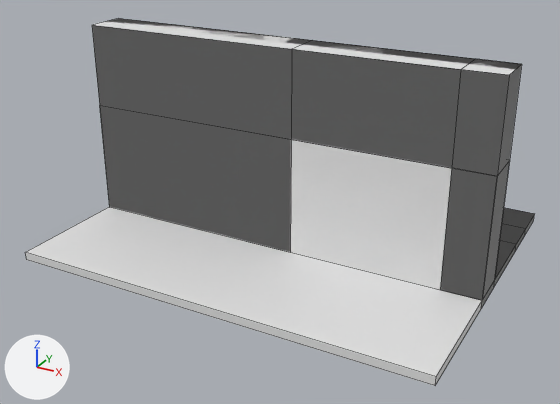
The FBX model HitTheTargets/Assets/Models/ModularBuilding/ModularPieces.fbx, before and after one commit.
Rendered twice from a 50 mm lens placed at (3.08, -14.37, 8.61), pointed at (-5.02, 0.36, 1.25). Every picture has the same lights, and +X, +Y and +Z are marked at lower left. Mesh edges are drawn as thin lines.

Objects in the first picture: 'WWSlimLong', 'WWSlimSml', 'WWWideLong', 'WWWideShort', 'WallBasic', 'WallHole'.
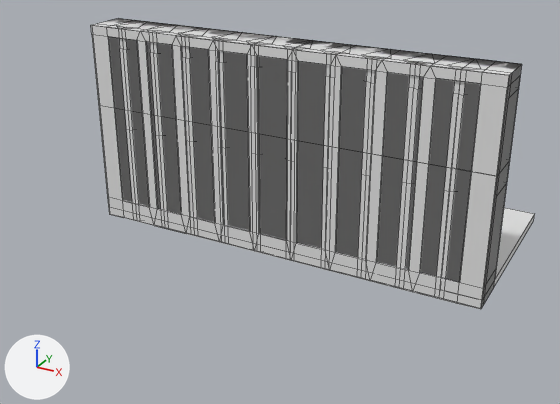
Commit message: Taking modular pieces over, need to fix windows

Where the change shows, as pixel boxes (x1, y1, x2, y2) in the pictures (560 x 404 px):
'WallWindow', added: after (91, 19, 522, 310)
    faces in mat_trim (its picture is missing): (91, 19, 522, 310)
    faces in mat_window (white #e7e7e7): (109, 37, 480, 282)
'WWWideLong', deleted: before (25, 207, 482, 386)
'Wall2', added: after (97, 19, 522, 301)
'WWSlimLong', deleted: before (481, 223, 526, 306)
'WWWideShort', deleted: before (496, 208, 534, 276)
'WWSlimSml', deleted: before (482, 241, 516, 304)
'WallBasic', unchanged, covered by the edit: before (92, 18, 522, 299); after (93, 18, 520, 301)
'FloorGround', unchanged, uncovered by the edit: before (481, 208, 534, 308); after (483, 208, 534, 305)

What the commit changed:
Material 'Trim' (mat_trim) is new.
Its base color is (0.8, 0.8, 0.8) (white #e7e7e7).
Material 'Window' (mat_window) is new.
Its base color is (0.8, 0.8, 0.8) (white #e7e7e7).
Its roughness is 0.4.
Mesh me_cube_052 is new.
It has 176 vertices, 182 faces and spans x -10.0..0.0, y -0.04..1.0, z 0.0..5.0.
Faces by material slot: [173, 9].
It uses material mat_trim (its picture is missing).
It uses material mat_window (white #e7e7e7).
Mesh me_cube_050 is new.
It has 276 vertices, 274 faces and spans x -10.0..0.0, y 0.0..1.0, z 0.0..5.0.
It uses material mat_trim (its picture is missing).
Object 'WWWideLong' (ob_wwwidelong) is deleted.
Object 'WWSlimLong' (ob_wwslimlong) is deleted.
Object 'WWWideShort' (ob_wwwideshort) is deleted.
Object 'WWSlimSml' (ob_wwslimsml) is deleted.
Object 'WallWindow' (ob_wallwindow) is new; it shows me_cube_052.
Its location is (0.0, 0.0, 0.0).
Object 'Wall2' (ob_wall2) is new; it shows me_cube_050.
Its location is (0.0, 0.0, 0.0).
